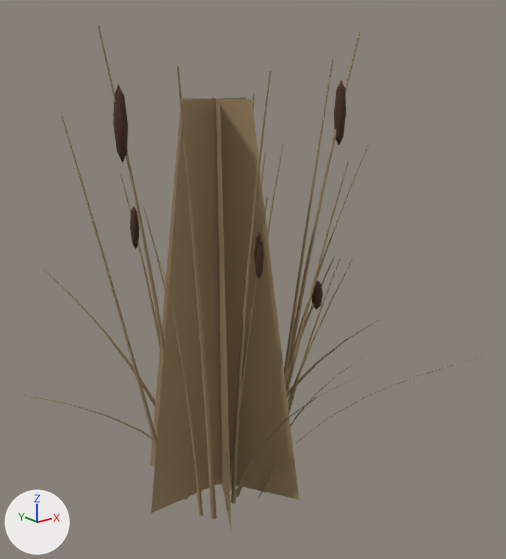
What one commit did to the glTF model assets/models/reed_clump_1.glb.
Before and after are seen from a 50 mm lens placed at (-1.54, -2.14, 1.73), pointed at (0.09, -0.11, 0.92). The axes (+X, +Y, +Z) are drawn at lower left. The lights are the same throughout. The picture after the commit comes second. Where no turn or scale is listed for an object, it has been applied to the vertices.

Objects in the first picture: 'LOD_Far', 'ReedClump_Blades_1', 'ReedClump_Heads_0', 'ReedClump_Heads_1', 'ReedClump_Heads_2', 'ReedClump_Stalks_0', 'ReedClump_Stalks_1', 'ReedClump_Stalks_2', 'ReedClump_StubbleStalks' and 2 more.
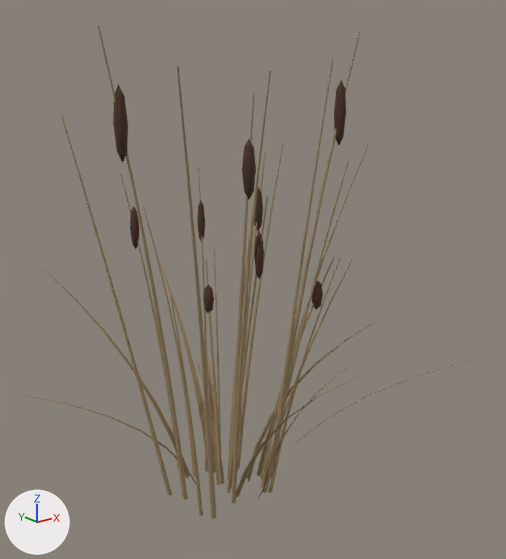
ob_stubble is not drawn itself; it is the parent of ob_reedclump_stubblestalks.

What differs and where, as boxes (x1, y1, x2, y2) in the pictures (506 x 559 px):
'LOD_Far', deleted (brown): before (150, 97, 299, 533)
'ReedClump_StubbleStalks', rescaled (not visible afterwards): before (184, 463, 265, 520)
'ReedClump_Blades_0', unchanged, uncovered by the edit: before (158, 258, 380, 426); after (158, 258, 380, 488)

The change, as a list of edits to the scene's bpy script:
```text
Remove ob_lod_far:
    ob_lod_far = bpy.data.objects.new('LOD_Far', me_reedclump_lod_far)
    ob_lod_far.location = (0.0, 0.0, 0.0)
Change ob_stubble:
    ob_stubble.scale: (1.0, 1.0, 1.0) -> (0.0, 0.0, 0.0)
Change ob_reedclump_stubblestalks:
    ob_reedclump_stubblestalks.scale: (1.0, 1.0, 1.0) -> (0.0, 0.0, 0.0)
```
